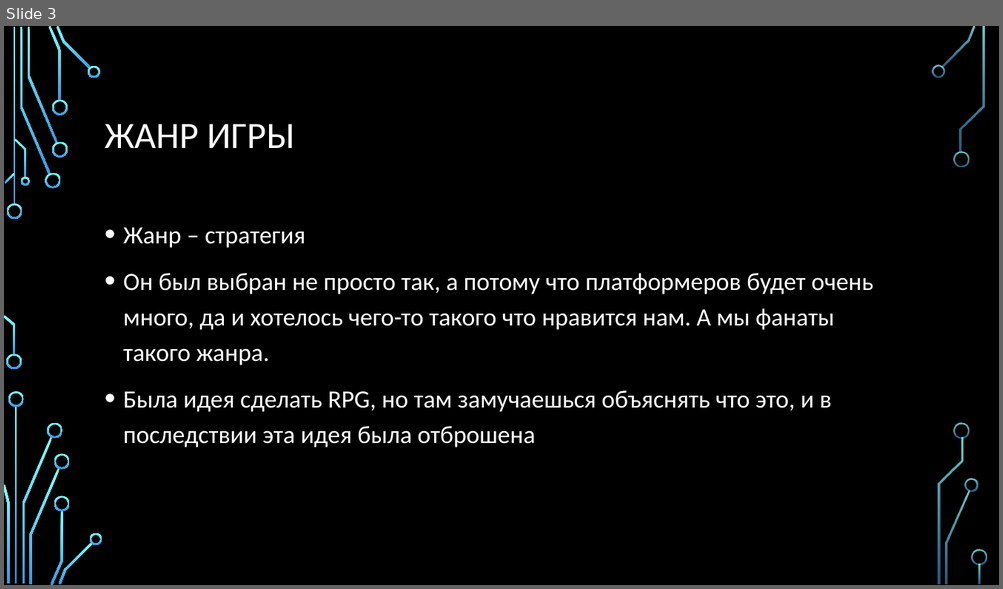
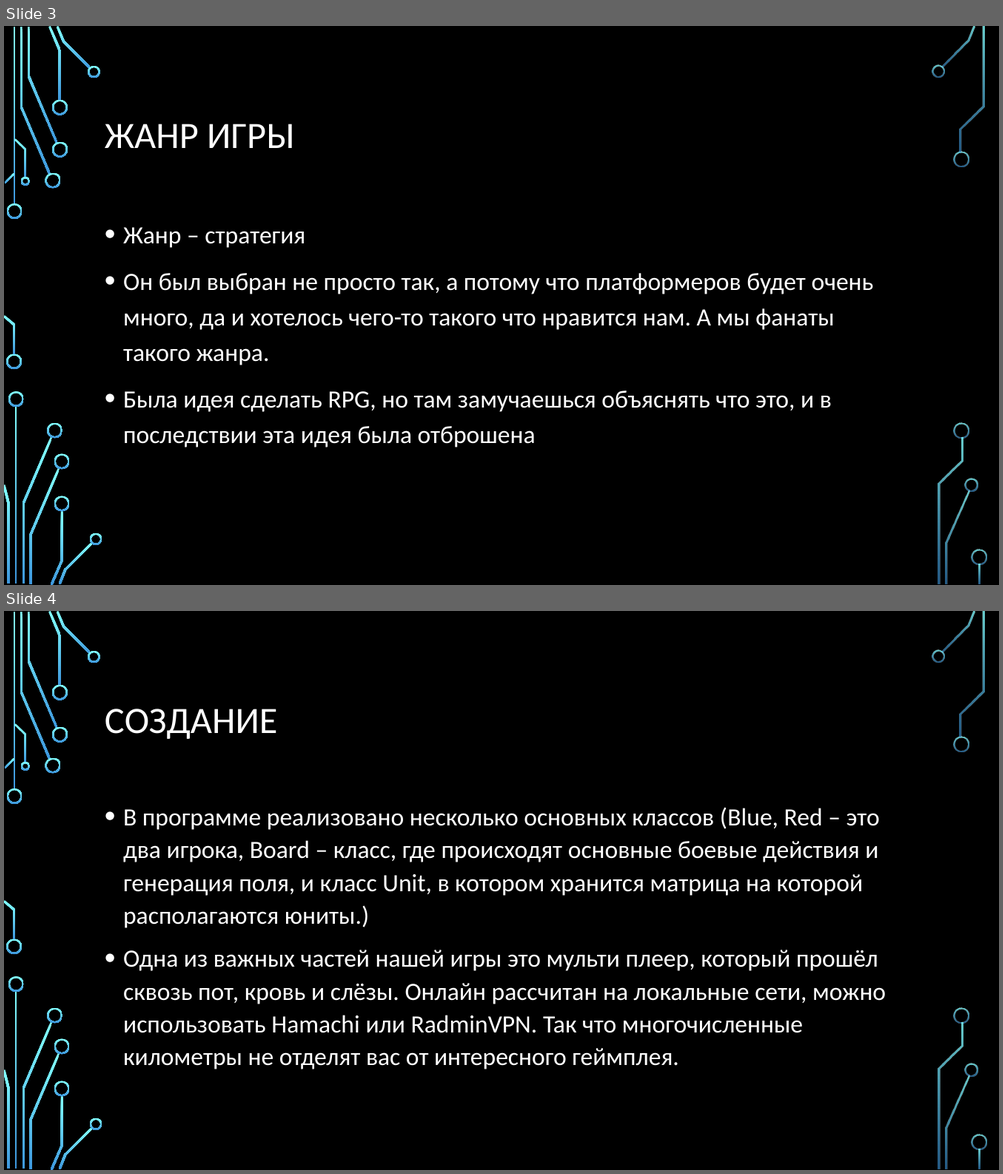
Before and after one commit to OAT-Pingvopes/Victory-is-ours, a slide deck: ViS.pptx. Shown one above the other, each under a label of ours: slide 3 before the commit, slides 3 and 4 after it. The pictures are 1003x589 and 1003x1174 pixels, drawn with LibreOffice and Linux fonts; fonts in the diff are those of the drawing; background and template pictures are left out. Boxes give left, top, right and bottom in pixels: in the first picture for what was removed or moved away, otherwise in the second. Text is boxed around its words. In the diff, an @@ line names an element or a change of style, - is before the commit and + after.

Commit message:
турутун

```diff
--- a/ViS.pptx
+++ b/ViS.pptx
@@ slide 4 added at (4, 611, 999, 1170), background picture (left out); not listed: 36 template elements that a slide beside it also shows @@
@@ title added at (105, 709, 278, 739), 36 pt, text #FFFFFF @@
+СОЗДАНИЕ
@@ text added at (123, 807, 885, 1070), 24 pt, text #FFFFFF @@
+• В программе реализовано несколько основных классов (Blue, Red – это два игрока, Board – класс, где происходят основные боевые действия и генерация поля, и класс Unit, в котором хранится матрица на которой располагаются юниты.)
+• Одна из важных частей нашей игры это мульти плеер, который прошёл сквозь пот, кровь и слёзы. Онлайн рассчитан на локальные сети, можно использовать Hamachi или RadminVPN. Так что многочисленные километры не отделят вас от интересного геймплея.
```
